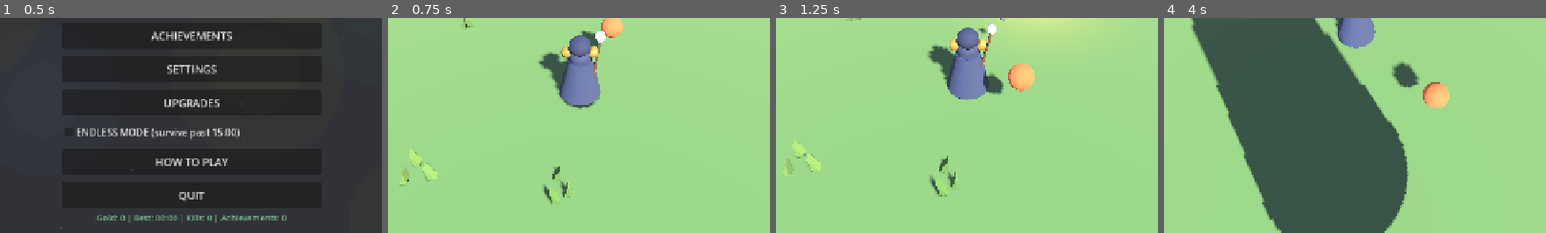
Above: before the commit, frames 1-4 (left to right).
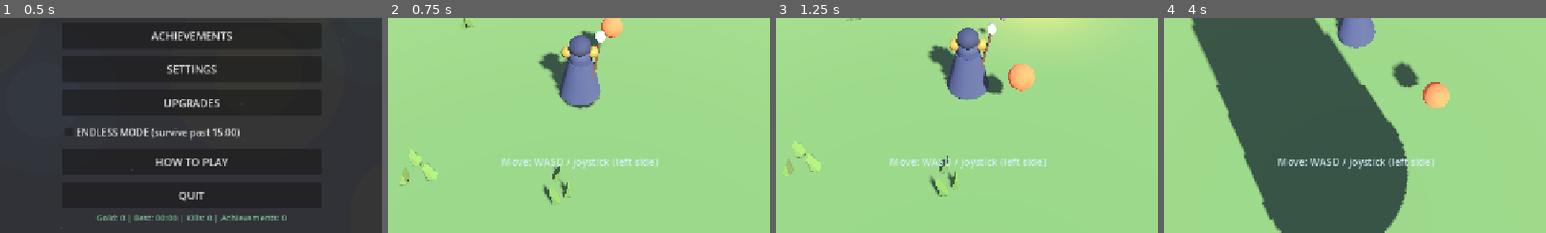
Above: after the commit, the same moments.

Repository: mohsen-niksirat/Horde_Survival_3D
Game: Godot game, scene res://scenes/bootstrap/Boot.tscn
The game is run twice, just before and just after one commit, with the same random seed, the same clock (stepped at 60 frames per second) and the same inputs.
Inputs (mouse positions are % of the whole screen's width and height, from its top left):
- Up to frame 1 (0.5 s): no input
- Up to frame 2 (0.75 s): click "PLAY" at 0.5 s
- Up to frame 3 (1.25 s): no input
- Up to frame 4 (4 s): tap Enter at 1.25 s; move the mouse to (55, 50) at 1.27 s; hold W (move_up) from 1.28 s (still down); tap Q (ability_1) at 1.35, 3.6 s; move the mouse to (45, 50) at 2.02 s; tap E (ability_2) at 2.1 s; move the mouse to (52, 48) at 2.77 s; tap Space (dash) at 2.85 s; move the mouse to (49, 52) at 3.52 s
The pictures show only the part of the screen within x 25-75%, y 50-100%; the shares and areas given below are measured in that part.

Frame 1 is identical in both runs. In frame 2, 0.8% of the frame differs, in the area x 29-71%, y 65-71%; in frame 3, 0.8%; in frame 4, 0.9%.

Commit message:
feat(V14): contextual onboarding hints during the first 90 seconds
- HUD HintLabel cycles 8 minimal contextual hints (move, auto-attack,
  XP shards, gold, abilities, hearts, pause, zoom) for the first 90s of
  every run, then hides; fade-out between hints; no tutorial screens
- smoke suite green

Diff:
--- a/scenes/ui/HUD.tscn
+++ b/scenes/ui/HUD.tscn
@@ -58,6 +58,25 @@
 [node name="WeaponIcons" type="HBoxContainer" parent="TopLeft"]
 layout_mode=2
 theme_override_constants/separation=4
+
+[node name="HintLabel" type="Label" parent="."]
+layout_mode=1
+anchors_preset=7
+anchor_left=0.5
+anchor_top=1.0
+anchor_right=0.5
+anchor_bottom=1.0
+offset_left=-260.0
+offset_top=-140.0
+offset_right=260.0
+offset_bottom=-100.0
+grow_horizontal=2
+grow_vertical=0
+theme_override_font_sizes/font_size=17
+theme_override_colors/font_color=Color(0.85, 0.95, 1, 0.95)
+horizontal_alignment=1
+vertical_alignment=1
+mouse_filter=2
 
 [node name="TopRight" type="VBoxContainer" parent="."]
 layout_mode=1
--- a/scenes/ui/hud.gd
+++ b/scenes/ui/hud.gd
@@ -12,6 +12,23 @@
 @onready var ability2_button: Button = $Abilities/Ability2
 @onready var pause_button: Button = $PauseButton
 @onready var weapon_icons: HBoxContainer = $TopLeft/WeaponIcons
+@onready var hint_label: Label = $HintLabel
+
+## V14 onboarding: rotating contextual hints during the first 90 seconds.
+const HINTS := [
+	"Move: WASD / joystick (left side)",
+	"Weapons fire automatically - stay close to enemies",
+	"Cyan crystals = XP - walk near them",
+	"Gold drops from every kill - spend it on UPGRADES",
+	"Abilities: Q / E (or touch buttons)",
+	"Hearts heal you - grab them!",
+	"Pause: II button or Esc / P",
+	"Zoom: mouse wheel / + and - buttons",
+]
+
+var _hint_time: float = 0.0
+var _hint_index: int = 0
+var _hints_active: bool = false
 
 var _player: Node
 var _ability_controller: Node
@@ -102,6 +119,7 @@
 	xp_bar.max_value = _player.experience.xp_to_next
 	xp_bar.value = lerpf(xp_bar.value, _player.experience.current_xp, minf(10.0 * delta, 1.0))
 	level_label.text = "Lv %d" % _player.experience.level
+	_process_hints(delta)
 
 	# Ability cooldown indicators
 	if _ability_controller != null:
@@ -116,6 +134,22 @@
 
 func _on_kills(kills: int) -> void:
 	kills_label.text = "Kills: %d  Gold: %d" % [kills, int(RunManager.gold_earned)]
+
+func _process_hints(delta: float) -> void:
+	# Contextual onboarding: only during the first 90 seconds of a run
+	if not RunManager.is_running or RunManager.elapsed_time > 90.0:
+		if hint_label.visible:
+			hint_label.visible = false
+			_hints_active = false
+		return
+	_hints_active = true
+	hint_label.visible = true
+	_hint_time += delta
+	if _hint_time >= 11.0:
+		_hint_time = 0.0
+		_hint_index = (_hint_index + 1) % HINTS.size()
+	hint_label.text = HINTS[_hint_index]
+	hint_label.modulate.a = clampf(1.0 - (_hint_time - 9.0) / 2.0, 0.0, 1.0) if _hint_time > 9.0 else 1.0
 
 func _on_combo(count: int, multiplier: float) -> void:
 	if count <= 0:
